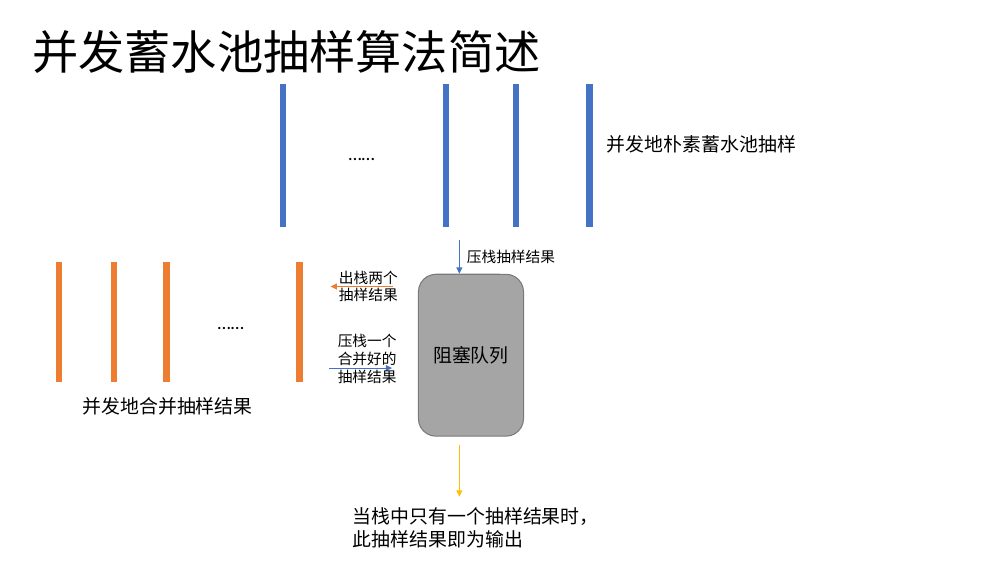
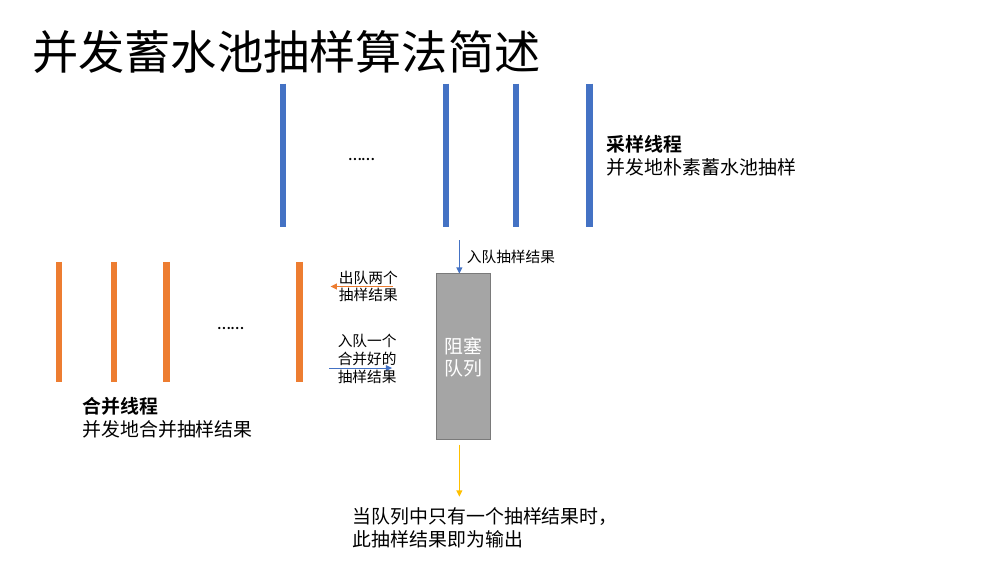
Before and after one commit to KittenBill/-, a slide deck: slide 7 of 开学汇报/李云汉 开学汇报.pptx. Drawn at 1008x567 pixels with LibreOffice and Linux fonts; fonts in the diff are those of the drawing. Boxes give left, top, right and bottom in pixels: in the first picture for what was removed or moved away, otherwise in the second. Text is boxed around its words. In the diff, an @@ line names an element or a change of style, - is before the commit and + after.

```diff
--- a/开学汇报/李云汉 开学汇报.pptx
+++ b/开学汇报/李云汉 开学汇报.pptx
@@ text at box(607, 135, 683, 153): paragraph added @@
+采样线程
@@ text at box(467, 249, 555, 264): text changed @@
-压栈抽样结果
+入队抽样结果
@@ text at box(339, 270, 398, 301): text changed @@
-出栈两个抽样结果
+出队两个抽样结果
@@ rectangle "阻塞队列": place and size @@
-rectangle "阻塞队列" at box(419, 274, 524, 436)
+rectangle "阻塞队列" at box(436, 274, 490, 440)
@@ rectangle "阻塞队列" at box(436, 274, 490, 440): text colour #000000 to #FFFFFF; rounded rectangle to rectangle @@
@@ text at box(338, 333, 397, 383): text changed @@
-压栈一个合并好的抽样结果
+入队一个合并好的抽样结果
@@ text at box(83, 397, 159, 415): paragraph added @@
+合并线程
@@ text at box(353, 507, 618, 525): text changed @@
-当栈中只有一个抽样结果时，
+当队列中只有一个抽样结果时，
```
Also in this commit, not shown: 9 other files.
